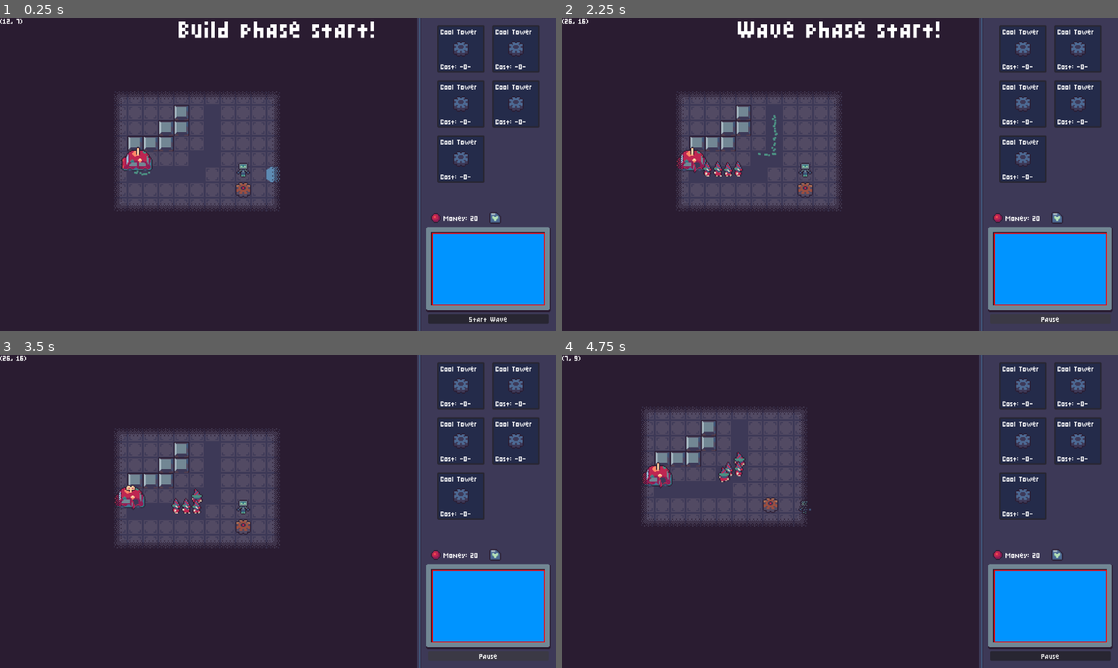
Above: before the commit, frames 1-4 (two rows, left to right).
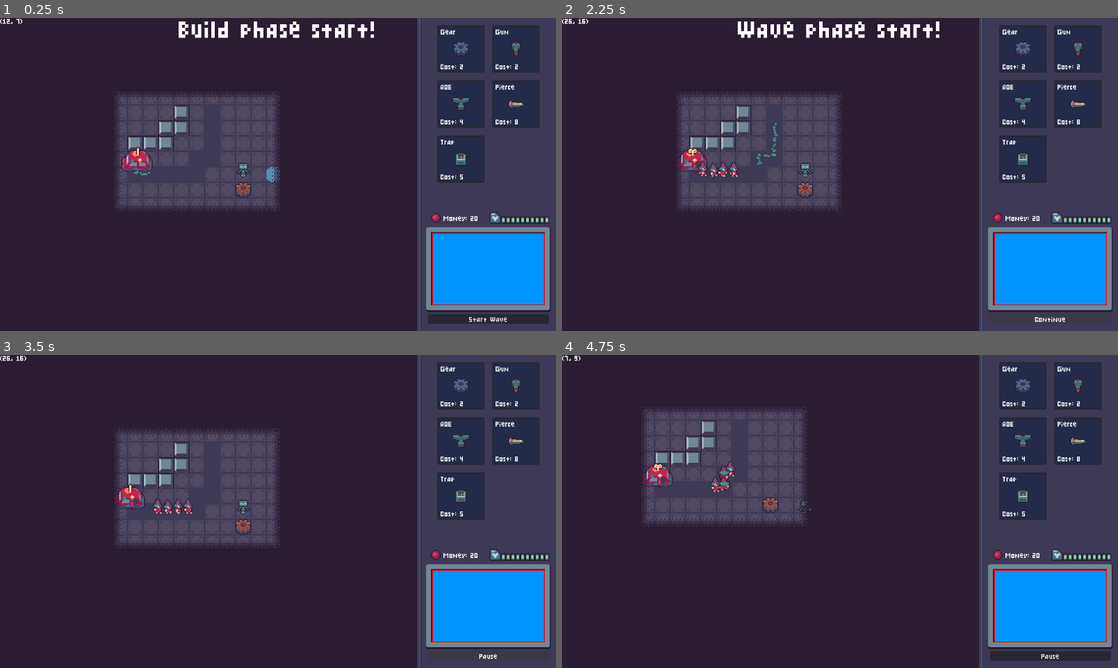
Above: after the commit, the same moments.

Repository: aughckt/spin-to-win
Game: Godot game, scene res://structure/meta/level_manager.tscn
Same seed, same stepped clock (60 frames per second), same inputs: the game is played once before the commit and once after it. The engine's default icon, where the game draws it, is replaced by a stand-in: a white triangle on a blue panel in a dark square.
Inputs (mouse positions are in pixels of both pictures, inside the frame that each line leads up to):
- Up to frame 1 (0.25 s): no input
- Up to frame 2 (2.25 s): click "Start Wave" at 0.5 s; click (1023, 49) at 1.27 s; click "Pause" at 2 s
- Up to frame 3 (3.5 s): click "Pause" (after the commit: "Continue") at 2.75 s
- Up to frame 4 (4.75 s): tap Enter at 3.5 s; move the mouse to (962, 495) at 3.52 s; press the mouse at (962, 495) at 3.53 s; hold D (right) 3.53-4.28 s; move the mouse to (728, 527) at 4.27 s; release the mouse at (728, 527) at 4.28 s; hold S (down) from 4.28 s (still down); tap E (interact) at 4.35 s

The runs differ from the first frame. In frame 1, 0.9% of the frame differs, in the area x 79-99%, y 3-66%; in frame 2, 1.4%, in the area x 22-99%, y 3-98%; in frame 3, 1.3%; in frame 4, 1.2%.
Error before the commit: Assertion failed. (res://ui/hud.gd:38)

Commit message:
Merge fixes

Diff:
--- a/structure/levels/level_gunturn.tscn
+++ b/structure/levels/level_gunturn.tscn
@@ -23,6 +23,7 @@
 metadata/_custom_type_script = "uid://cqeic2k8kt4v1"
 
 [node name="LevelGunturn" unique_id=251983101 instance=ExtResource("1_5bju1")]
+level_hp = 10
 lanes = Array[ExtResource("2_cyw1q")]([SubResource("Resource_2n1nx")])
 
 [node name="SpawnPointContainer" parent="." index="0" unique_id=1156764314]
--- a/structure/meta/level.gd
+++ b/structure/meta/level.gd
@@ -6,7 +6,7 @@
 @export var spawn_point_container: Node2D
 
 @export_category("Custom stuff")
-@export var level_hp: int = 20
+@export var level_hp: int = 10
 
 var spawn_points: Array[SpawnPoint] = []
 
